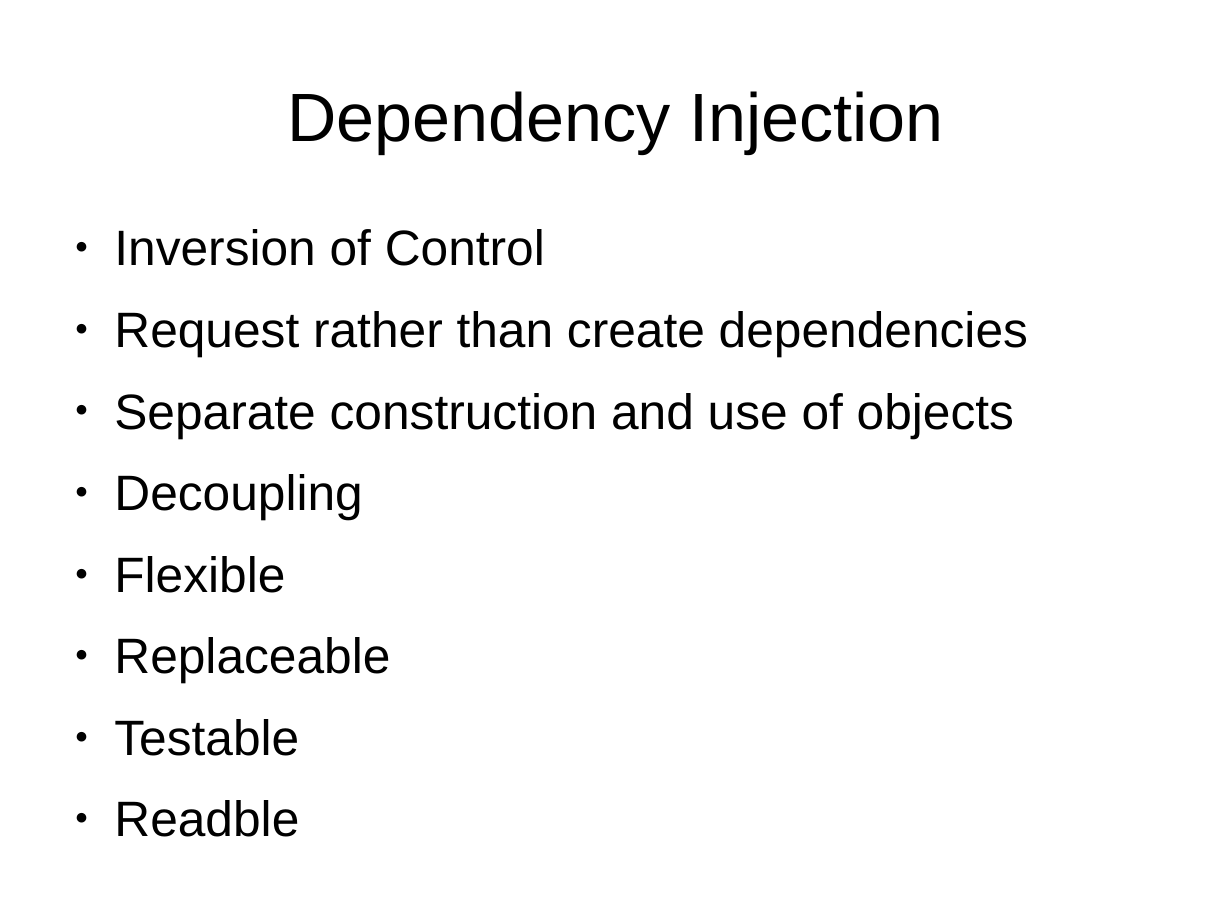
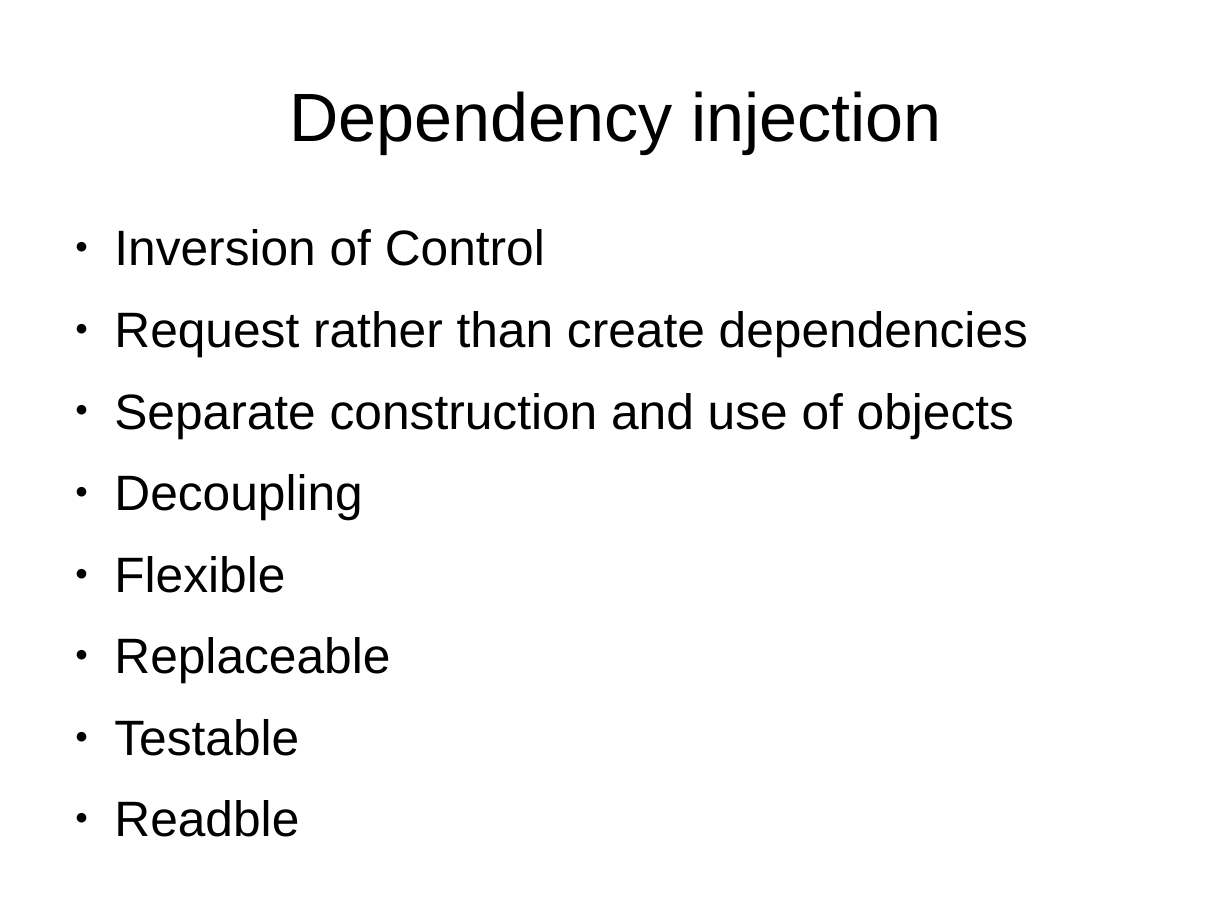
Before and after one commit to FrigoCoder/CDI, a slide deck: slide 12 of CDI.odp. Drawn at 1232x924 pixels with LibreOffice and Linux fonts; fonts in the diff are those of the drawing. Boxes give left, top, right and bottom in pixels: in the first picture for what was removed or moved away, otherwise in the second. Text is boxed around its words. In the diff, an @@ line names an element or a change of style, - is before the commit and + after.

```diff
--- a/CDI.odp
+++ b/CDI.odp
@@ title at [289, 91, 941, 153]: text changed @@
-Dependency Injection
+Dependency injection
```
Also in this commit, not shown: 8 other slides changed, 3 slides added, 5 other files.
